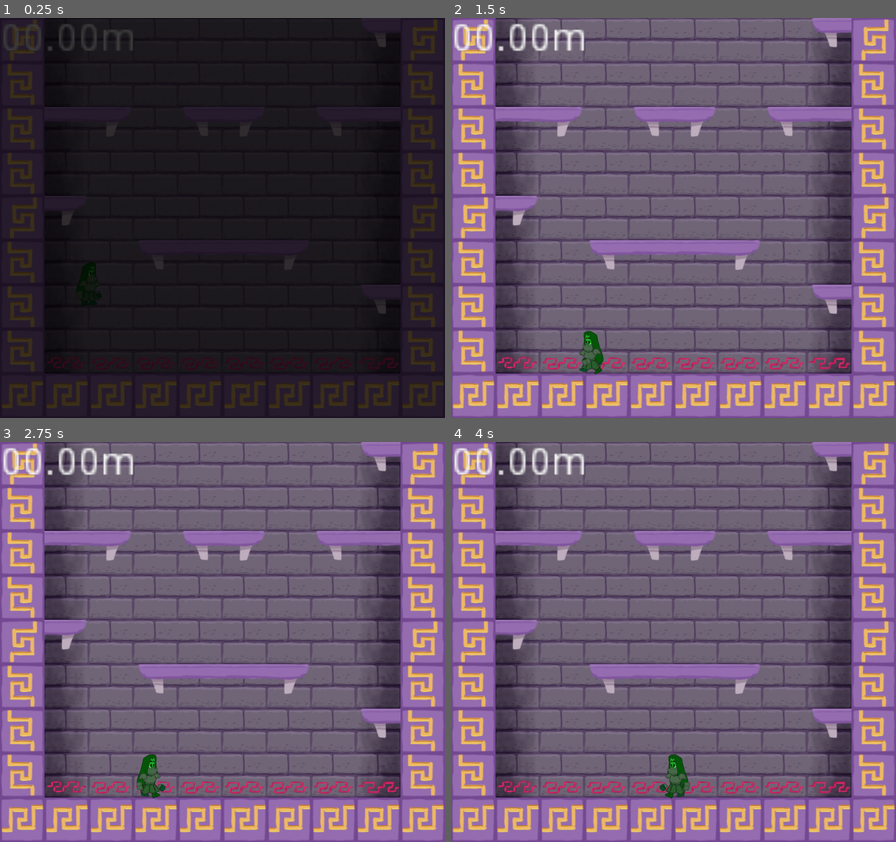
Above: before the commit, frames 1-4 (two rows, left to right).
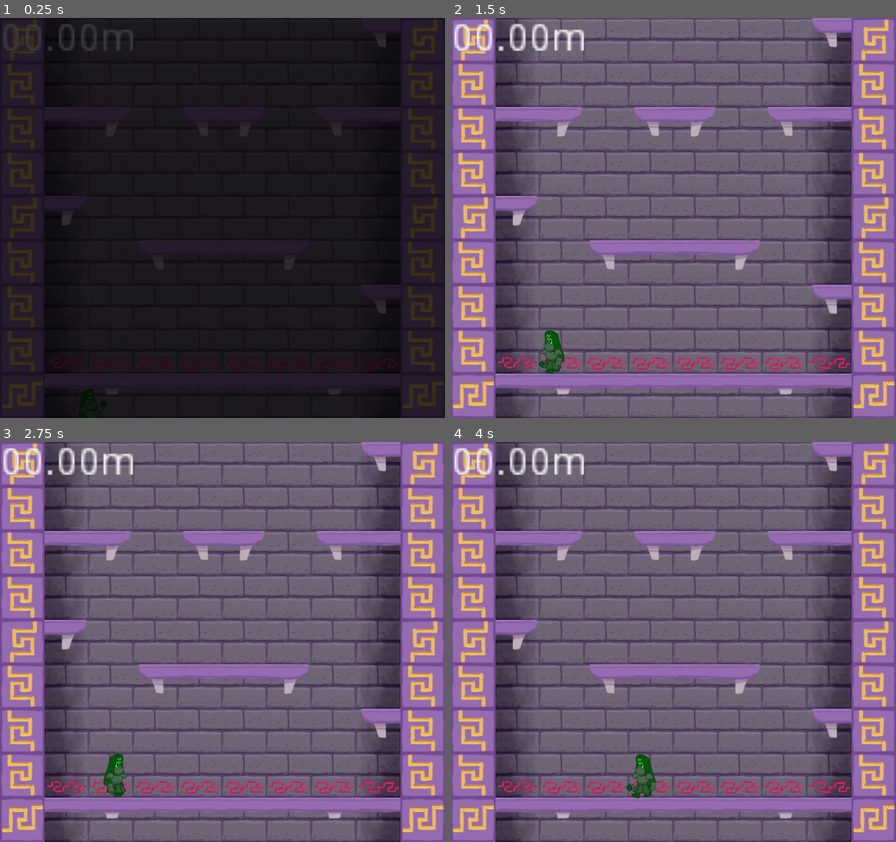
Above: after the commit, the same moments.

Repository: brazmogu/gameoff2019
Game: Godot game, scene res://Scene/Sandbox.tscn
Same seed, same stepped clock (60 frames per second), same inputs: the game is played once before the commit and once after it.
Inputs:
- Up to frame 1 (0.25 s): no input
- Up to frame 2 (1.5 s): tap Enter (ui_accept) at 0.5, 0.77 s; hold Right (ui_right) 0.53-1.28 s; hold Left (ui_left) from 1.28 s (still down)
- Up to frame 3 (2.75 s): tap Enter (ui_accept) at 1.52 s; release Left (ui_left) at 2.03 s; hold Right (ui_right) from 2.03 s (still down)
- Up to frame 4 (4 s): release Right (ui_right) at 2.78 s; hold Up (ui_up) 2.78-3.53 s; tap Enter (ui_accept) at 3.02, 3.77 s; hold Left (ui_left) from 3.53 s (still down)

The runs differ from the first frame. In frame 1, 2.2% of the frame differs, in the area x 10-90%, y 61-100%; in frame 2, 8.0%; in frame 3, 8.0%; in frame 4, 8.1%, in the area x 10-90%, y 77-100%.

Commit message:
Make player enter the game jumping from below

Diff:
--- a/Prefab/Midori.tscn
+++ b/Prefab/Midori.tscn
@@ -595,8 +595,8 @@
 script = ExtResource( 1 )
 
 [node name="Right Hand" type="Sprite" parent="."]
-position = Vector2( -6.5869, -2.24945 )
-rotation = 0.402472
+position = Vector2( 1.09893, 1.95961 )
+rotation = -0.379177
 scale = Vector2( 0.125, 0.125 )
 texture = ExtResource( 2 )
 offset = Vector2( 0, -64 )
@@ -605,8 +605,8 @@
 frame = 2
 
 [node name="Right Foot" type="Sprite" parent="."]
-position = Vector2( 1.23409, -0.0492256 )
-rotation = -0.120889
+position = Vector2( -2.13767, -0.539026 )
+rotation = 0.0859462
 scale = Vector2( 0.125, 0.125 )
 texture = ExtResource( 2 )
 offset = Vector2( 0, -64 )
@@ -615,8 +615,7 @@
 frame = 5
 
 [node name="Head" type="Sprite" parent="."]
-position = Vector2( -0.568962, -0.406698 )
-rotation = -12.4571
+position = Vector2( -0.568962, -0.517921 )
 scale = Vector2( 0.125, 0.125 )
 texture = ExtResource( 2 )
 offset = Vector2( 0, -64 )
@@ -624,8 +623,8 @@
 hframes = 4
 
 [node name="Left Foot" type="Sprite" parent="."]
-position = Vector2( -0.654605, -0.423815 )
-rotation = 0.284278
+position = Vector2( 1.45129, -0.0985818 )
+rotation = -0.157362
 scale = Vector2( 0.125, 0.125 )
 texture = ExtResource( 2 )
 offset = Vector2( 0, -64 )
@@ -634,8 +633,8 @@
 frame = 4
 
 [node name="Body" type="Sprite" parent="."]
-position = Vector2( -0.1024, -0.132125 )
-rotation = 0.0105602
+position = Vector2( 0.208423, -0.168302 )
+rotation = -0.0486569
 scale = Vector2( 0.125, 0.125 )
 texture = ExtResource( 2 )
 offset = Vector2( 0, -64 )
@@ -644,8 +643,8 @@
 frame = 3
 
 [node name="Left Hand" type="Sprite" parent="."]
-position = Vector2( 4.50068, -2.79332 )
-rotation = -0.77919
+position = Vector2( 1.89241, -1.19505 )
+rotation = -0.349804
 scale = Vector2( 0.125, 0.125 )
 texture = ExtResource( 2 )
 offset = Vector2( 0, -64 )
@@ -668,3 +667,4 @@
 [node name="Movement" type="Node2D" parent="."]
 script = ExtResource( 4 )
 animatorNode = NodePath("../Animator")
+[connection signal="ready" from="." to="Movement" method="_onPlayerReady"]
--- a/Prefab/Tower/TowerBase.tscn
+++ b/Prefab/Tower/TowerBase.tscn
@@ -12,10 +12,10 @@
 tile_set = ExtResource( 2 )
 cell_size = Vector2( 80, 80 )
 format = 1
-tile_data = PoolIntArray( -1114116, 6, 0, -1114115, 7, 0, -1 …(1988 unchanged characters)… 1, 11, 0, -131070, 11, 0, -131069, 12, 0 )
+tile_data = PoolIntArray( -1114116, 6, 0, -1114115, 7, 0, -1 …(1988 unchanged characters)… 1, 11, 0, -131070, 11, 0, -131069, 12, 0, -4, 6, 0, -3, 7, 0, -2, 7, 0, -1, 7, 0, -65536, 7, 0, -65535, 7, 0, -65534, 7, 0, -65533, 8, 0 )
 
 [node name="Tower" type="TileMap" parent="."]
 tile_set = ExtResource( 2 )
 cell_size = Vector2( 80, 80 )
 format = 1
-tile_data = PoolIntArray( -1114117, 0, 0, -1114116, 3, 0, -1 …(1013 unchanged characters)… 541, 0, 0, -131068, 0, 0, -5, 1, 0, -4, 1, 0, -3, 1, 0, -2, 1, 0, -1, 1, 0, -65536, 1, 0, -65535, 1, 0, -65534, 1, 0, -65533, 1, 0, -65532, 1, 0 )
+tile_data = PoolIntArray( -1114117, 0, 0, -1114116, 3, 0, -1 …(1013 unchanged characters)… 541, 0, 0, -131068, 0, 0, -5, 1, 0, -4, 3, 0, -3, 4, 0, -2, 3, 0, -1, 3, 0, -65536, 3, 0, -65535, 3, 0, -65534, 4, 0, -65533, 3, 0, -65532, 1, 0 )
--- a/Scene/Sandbox.tscn
+++ b/Scene/Sandbox.tscn
@@ -27,7 +27,7 @@
 cameraNode = NodePath("../Camera")
 
 [node name="Midori" parent="." instance=ExtResource( 5 )]
-position = Vector2( -48, -48 )
+position = Vector2( -48, 48 )
 jumpHeight = 32.0
 
 [node name="Camera" parent="." instance=ExtResource( 6 )]
--- a/Scripts/PlayerMovement.gd
+++ b/Scripts/PlayerMovement.gd
@@ -18,3 +18,7 @@
         physicsBody.walk(1)
     if Input.is_action_pressed("ui_left"):
         physicsBody.walk(-1)
+
+
+func _onPlayerReady():
+    physicsBody.jump(2.5, true)
